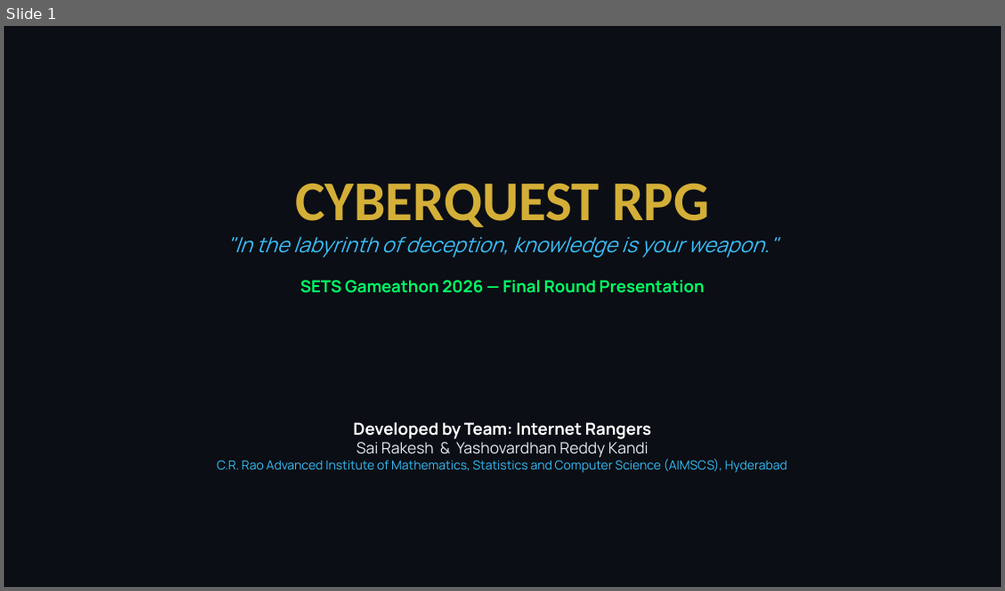
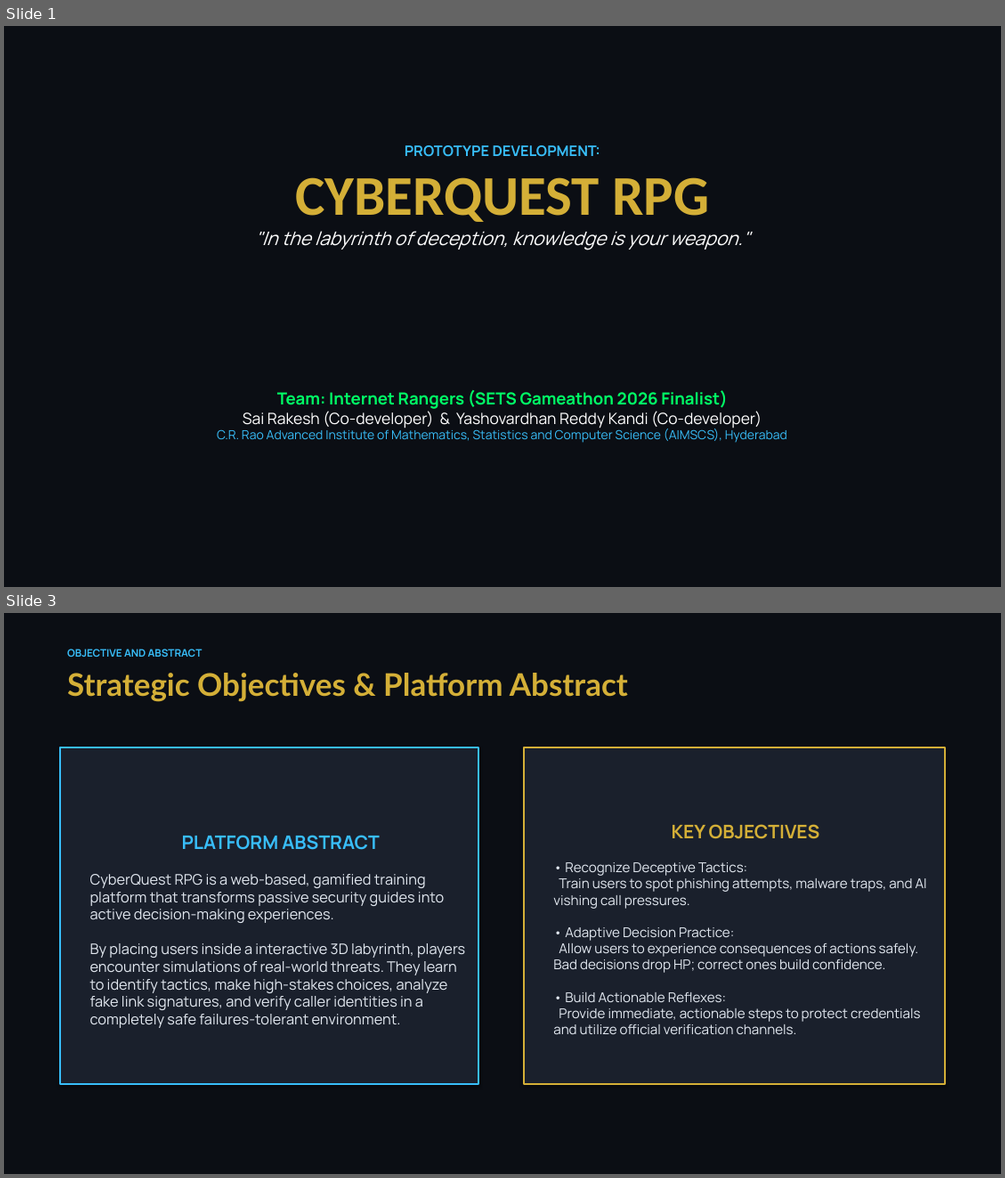
Before and after one commit to YashovardhanReddy001/cyberquest-rpg, a slide deck: docs/cyberquest_presentation.pptx. Shown one above the other, each under a label of ours: slide 1 before the commit, slides 1 and 3 after it; the slides between them are not shown. The pictures are 1005x591 and 1005x1178 pixels, drawn with LibreOffice and Linux fonts; fonts in the diff are those of the drawing. Boxes give left, top, right and bottom in pixels: in the first picture for what was removed or moved away, otherwise in the second. Text is boxed around its words. In the diff, an @@ line names an element or a change of style, - is before the commit and + after.

```diff
--- a/docs/cyberquest_presentation.pptx
+++ b/docs/cyberquest_presentation.pptx
@@ slide 3 added at bbox=[4, 613, 1001, 1174], background #0B0E14 @@
@@ text added at bbox=[67, 649, 202, 657], 10 pt, text #38BDF8, bold @@
+OBJECTIVE AND ABSTRACT
@@ text added at bbox=[67, 673, 628, 702], 30 pt, text #D4AF37, bold @@
+Strategic Objectives & Platform Abstract
@@ rectangle added at bbox=[60, 747, 479, 1084], fill #1A202C, outline #38BDF8 1.5 pt, 14 pt, text #E2E8F0 @@
+PLATFORM ABSTRACT
+CyberQuest RPG is a web-based, gamified training platform that transforms passive security guides into active decision-making experiences.
+By placing users inside a interactive 3D labyrinth, players encounter simulations of real-world threats. They learn to identify tactics, make high-stakes choices, analyze fake link signatures, and verify caller identities in a completely safe failures-tolerant environment.
@@ rectangle added at bbox=[524, 747, 945, 1084], fill #1A202C, outline #D4AF37 1.5 pt, 13 pt, text #E2E8F0 @@
+KEY OBJECTIVES
+• Recognize Deceptive Tactics:
+Train users to spot phishing attempts, malware traps, and AI vishing call pressures.
+• Adaptive Decision Practice:
+Allow users to experience consequences of actions safely. Bad decisions drop HP; correct ones build confidence.
+• Build Actionable Reflexes:
+Provide immediate, actionable steps to protect credentials and utilize official verification channels.
@@ slide 1 changed as well @@
@@ text "PROTOTYPE DEVELOPMENT:": place and size @@
-text "PROTOTYPE DEVELOPMENT:" at bbox=[226, 183, 777, 293]
+text "PROTOTYPE DEVELOPMENT:" at bbox=[255, 145, 750, 250]
@@ text at bbox=[404, 145, 600, 157]: paragraph added @@
+PROTOTYPE DEVELOPMENT:
@@ text at bbox=[255, 231, 750, 250]: size 20 to 18 pt, text colour #38BDF8 to #FFFFFF in ""In the labyrinth of deception, knowledge is ..." @@
@@ text at bbox=[300, 280, 704, 293]: paragraph removed @@
-SETS Gameathon 2026 — Final Round Presentation
@@ text "Team: Internet Rangers (SETS Gameathon ...": place and size @@
-text "Team: Internet Rangers (SETS Gameathon ..." at bbox=[217, 422, 787, 473]
+text "Team: Internet Rangers (SETS Gameathon ..." at bbox=[217, 390, 787, 443]
@@ text at bbox=[243, 390, 761, 429]: text changed; text colour #E2E8F0 to #FFFFFF @@
-Developed by Team: Internet Rangers
-Sai Rakesh & Yashovardhan Reddy Kandi
+Team: Internet Rangers (SETS Gameathon 2026 Finalist)
+Sai Rakesh (Co-developer) & Yashovardhan Reddy Kandi (Co-developer)
```
Also in this commit, not shown: 7 other slides changed, 1 other slide added, 2 slides removed.
